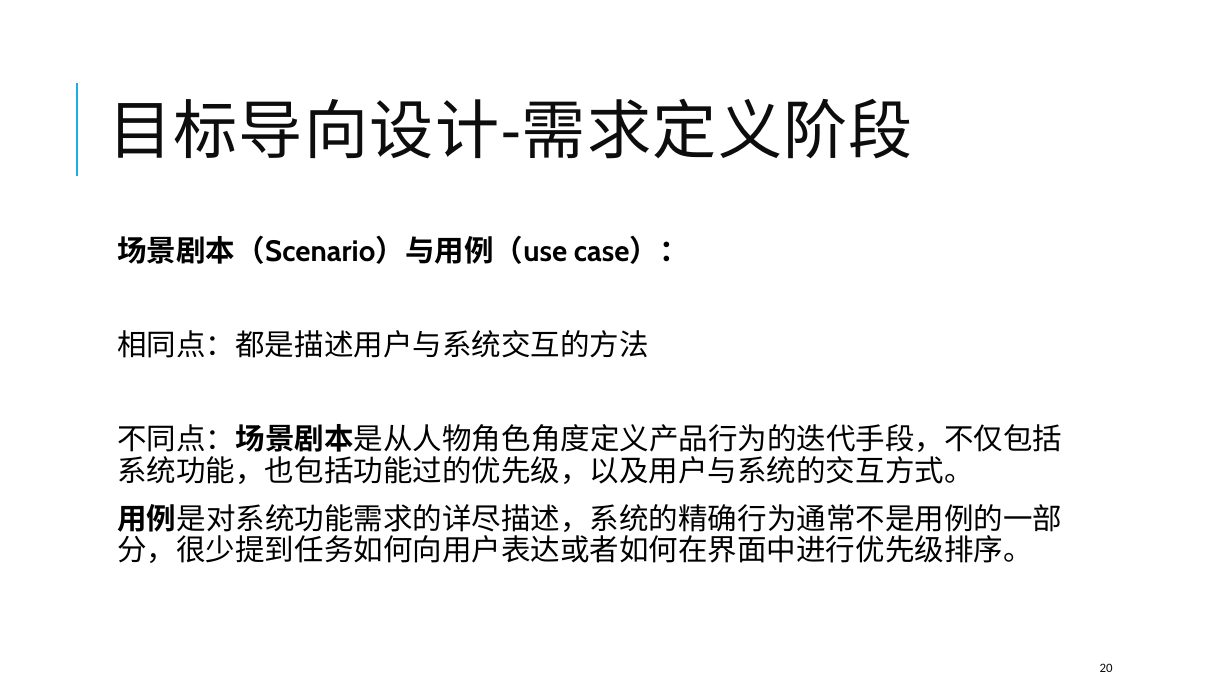
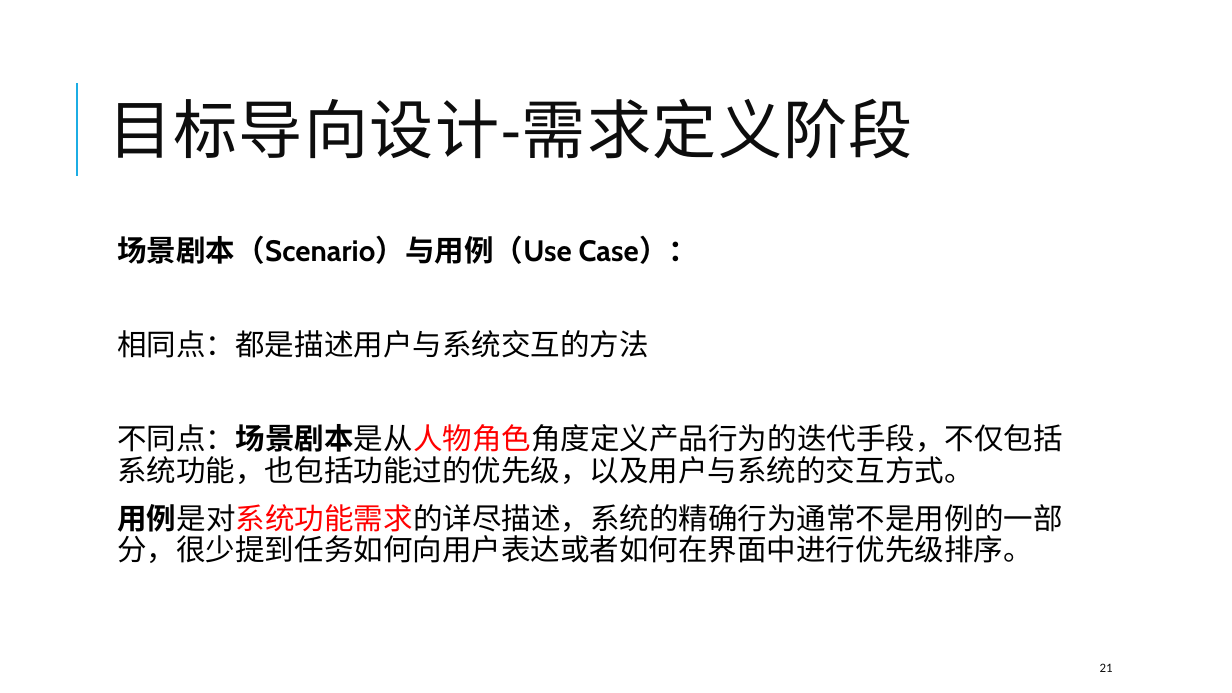
Before and after one commit to SoftwareRequirtmentsG02/Document, a slide deck: slide 21 of PPT/UML/界面原形G02.pptx (slide 20 before the commit). Drawn at 1232x693 pixels with LibreOffice and Linux fonts; fonts in the diff are those of the drawing. Boxes give left, top, right and bottom in pixels: in the first picture for what was removed or moved away, otherwise in the second. Text is boxed around its words. In the diff, an @@ line names an element or a change of style, - is before the commit and + after.

Commit message:
update 界面原型PPT

```diff
--- a/PPT/UML/界面原形G02.pptx
+++ b/PPT/UML/界面原形G02.pptx
@@ text at (117, 235, 699, 264): text changed @@
-  场景剧本（Scenario）与用例（use case）：
+  场景剧本（Scenario）与用例（Use Case）：
@@ text at (117, 424, 1062, 563): text colour #000000 to #FF0000 in "不同点：场景剧本是从人物角色角度定义产品行为的迭代手段，不仅包括系统功能，也包括功能过的优先级，以及用户与系统的交互方式 ...", "用例是对系统功能需求的详尽描述，系统的精确行为通常不是用例的一部分，很少提到任务如何向用户表达或者如何在界面中进行优先级 ..." @@
@@ page number at (1100, 663, 1113, 672): text changed @@
-20
+21
```
Also in this commit, not shown: 9 other slides changed, 4 slides added.
